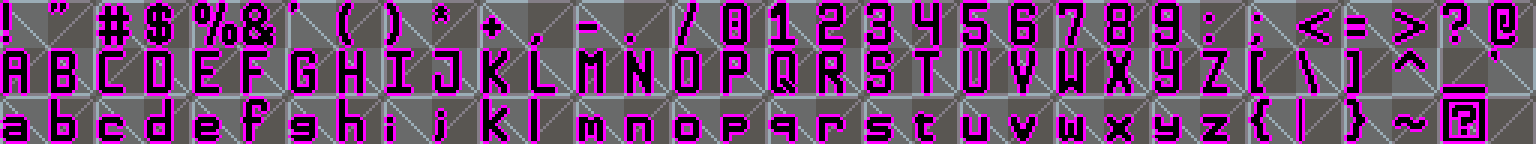
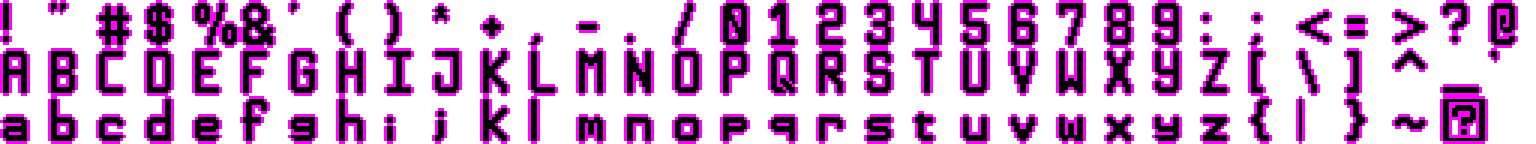
Layers edited between the first and the second 1536px x 144px image:
painted on "Text" over [672, 0, 1488, 96]
hid group "BG" (2 layers) over [0, 0, 1536, 144]
